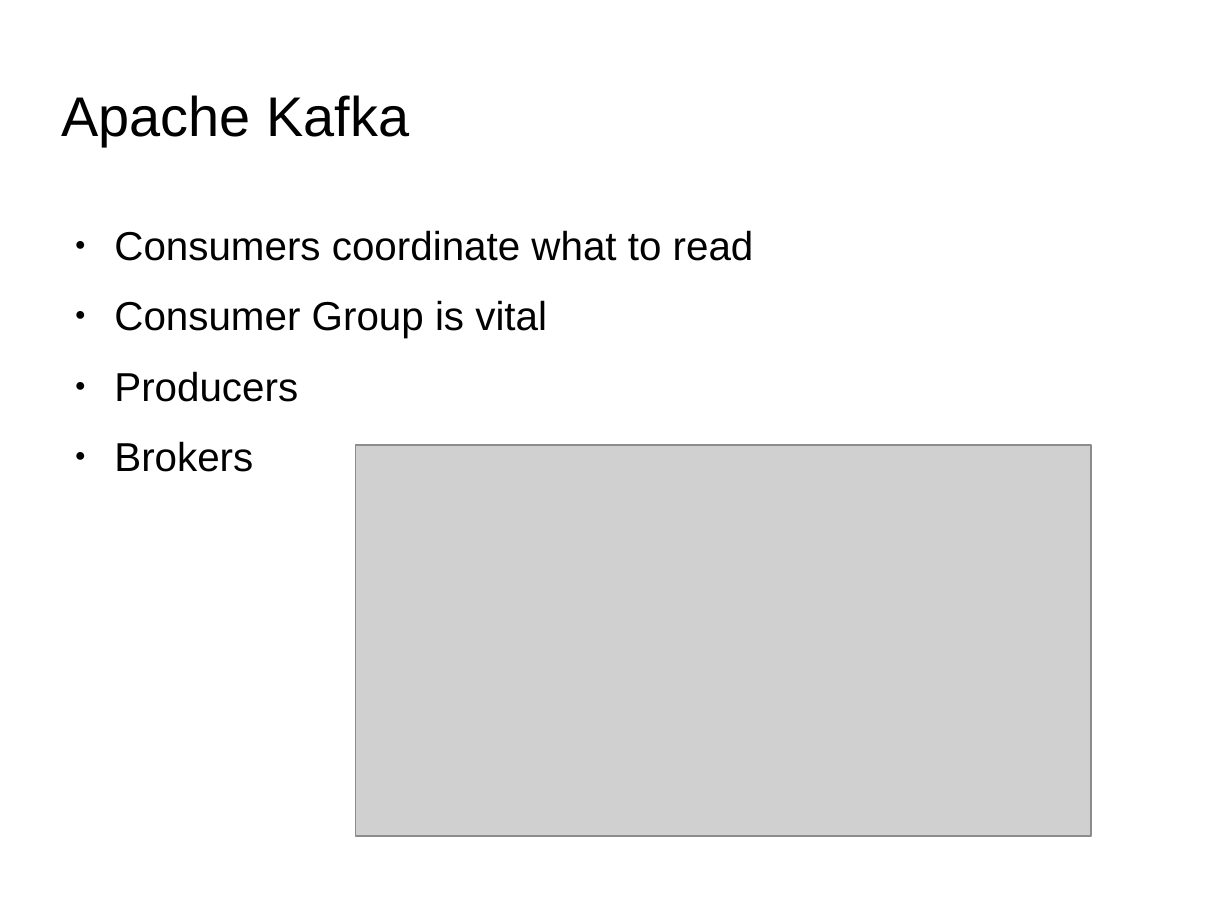
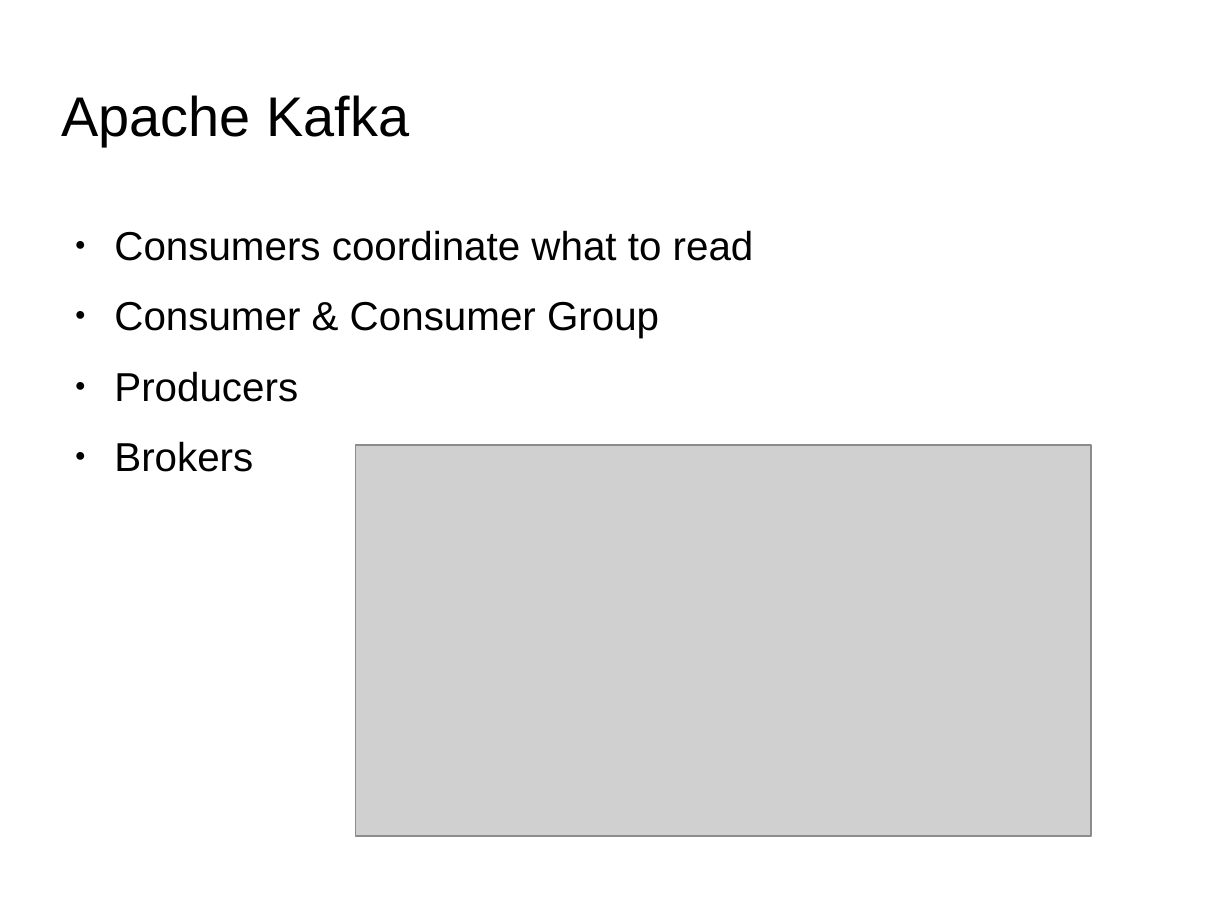
Before and after one commit to qiozas/Documents, a slide deck: slide 32 of fosscomm-2016/Big Data Streaming - FOSSCOMM 2016.odp (slide 31 before the commit). Drawn at 1232x924 pixels with LibreOffice and Linux fonts; fonts in the diff are those of the drawing; grey boxes stand for pictures; background and template pictures are left out. Boxes give left, top, right and bottom in pixels: in the first picture for what was removed or moved away, otherwise in the second. Text is boxed around its words. In the diff, an @@ line names an element or a change of style, - is before the commit and + after.

```diff
--- a/fosscomm-2016/Big Data Streaming - FOSSCOMM 2016.odp
+++ b/fosscomm-2016/Big Data Streaming - FOSSCOMM 2016.odp
@@ text at (114, 301, 659, 338): text changed @@
-● Consumer Group is vital
+● Consumer & Consumer Group
```
Also in this commit, not shown: 10 other slides changed, 1 slide added.
